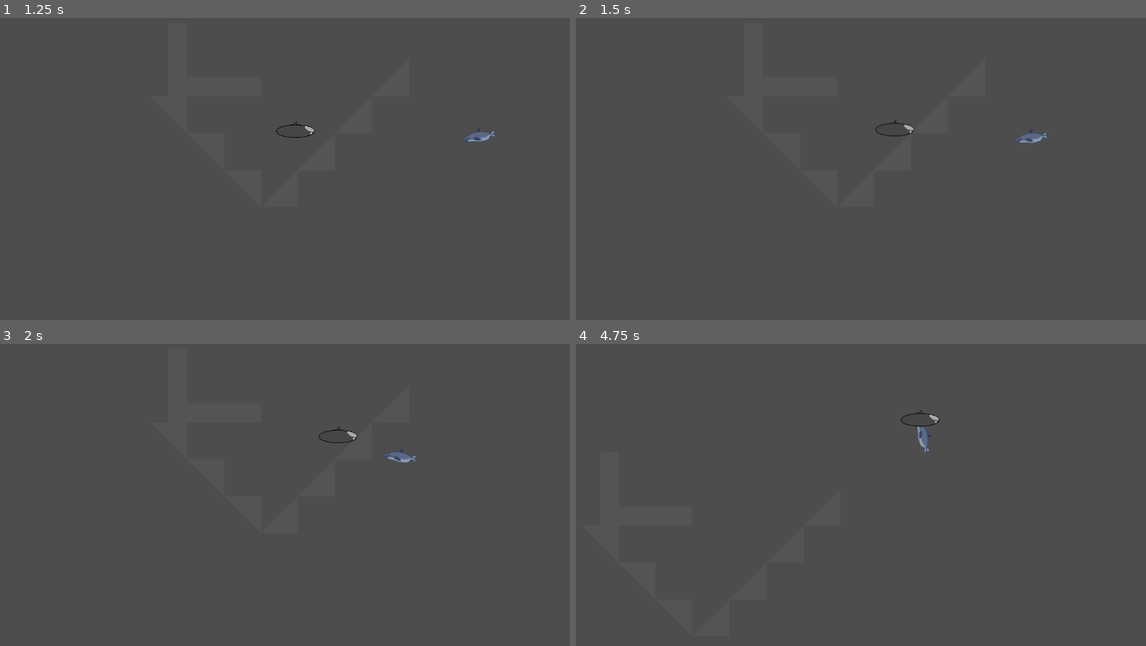
Above: before the commit, frames 1-4 (two rows, left to right).
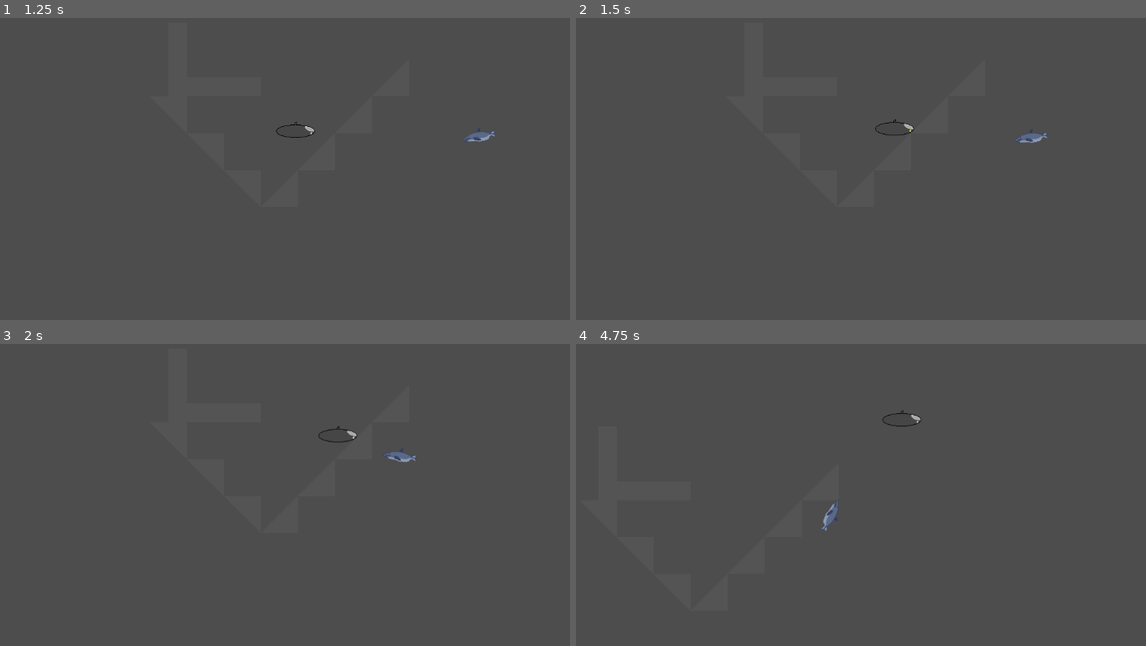
Above: after the commit, the same moments.

Repository: Sub-game-team/Subgame
Game: Godot game, scene res://main.tscn
Two runs of this game, one before a commit and one after it. Both use one fixed random seed, a clock stepped at 60 frames per second and the inputs below.
Inputs:
- Up to frame 1 (1.25 s): hold Right (right) from 0.53 s (still down)
- Up to frame 2 (1.5 s): release Right (right) at 1.28 s; hold Down (down) from 1.28 s (still down)
- Up to frame 3 (2 s): keep holding Down (down)
- Up to frame 4 (4.75 s): release Down (down) at 2.03 s; hold Right (right) 2.03-2.78 s; hold Up (up) 2.78-3.53 s; hold Left (left) from 3.53 s (still down)

Frame 1 is identical in both runs. In frame 2, less than 0.1% of the frame differs, in the area x 52-60%, y 33-40%; in frame 3, less than 0.1%; in frame 4, 0.4%, in the area x 42-64%, y 22-62%.

Commit message:
added shark and sub correct hitboxes

Diff:
--- a/mob_scene.tscn
+++ b/mob_scene.tscn
@@ -1,9 +1,7 @@
-[gd_scene load_steps=4 format=3 uid="uid://b2vonva0p6djd"]
+[gd_scene load_steps=3 format=3 uid="uid://b2vonva0p6djd"]
 
 [ext_resource type="Script" path="res://mob.gd" id="1_o3kvi"]
 [ext_resource type="Texture2D" uid="uid://df6asf71gxp7g" path="res://enemy_normal.png" id="2_00tpv"]
-
-[sub_resource type="RectangleShape2D" id="RectangleShape2D_3feta"]
 
 [node name="mob" type="RigidBody2D"]
 collision_layer = 4
@@ -12,11 +10,6 @@
 script = ExtResource("1_o3kvi")
 metadata/_edit_group_ = true
 
-[node name="CollisionShape2D" type="CollisionShape2D" parent="."]
-z_index = 1
-shape = SubResource("RectangleShape2D_3feta")
-debug_color = Color(0.780392, 0.32549, 0.741176, 0.419608)
-
 [node name="Sprite2D" type="Sprite2D" parent="."]
 z_index = 1
 texture = ExtResource("2_00tpv")
@@ -24,3 +17,6 @@
 [node name="VisibleOnScreenNotifier2D" type="VisibleOnScreenNotifier2D" parent="."]
 
 [node name="Mob_Timer" type="Timer" parent="."]
+
+[node name="CollisionPolygon2D" type="CollisionPolygon2D" parent="."]
+polygon = PackedVector2Array(-19, 4, -2, 5, 4, 5, 10, 4, 14, 3, 16, 2, 17, 1, 18, 0, 18, -3, 21, -4, 23, -3, 26, -2, 29, -2, 29, -4, 27, -7, 26, -8, 27, -10, 27, -11, 24, -11, 20, -9, 19, -9, 14, -10, 9, -12, 1, -12, -5, -11, -10, -10, -16, -9, -18, -7, -20, -6, -22, -4, -24, -3, -26, -1, -29, 0, -29, 2, -23, 3)
--- a/player.tscn
+++ b/player.tscn
@@ -1,11 +1,8 @@
-[gd_scene load_steps=5 format=3 uid="uid://ch43k4w4dvjsy"]
+[gd_scene load_steps=4 format=3 uid="uid://ch43k4w4dvjsy"]
 
 [ext_resource type="Script" path="res://CharacterBody2DMovement.gd" id="1_pvkax"]
 [ext_resource type="Texture2D" uid="uid://dyin74fbqfreg" path="res://pixil-frame-0.png" id="2_nkn1r"]
 [ext_resource type="Script" path="res://player_camera.gd" id="3_1tnlc"]
-
-[sub_resource type="RectangleShape2D" id="RectangleShape2D_asitc"]
-size = Vector2(30, 30)
 
 [node name="Player" type="CharacterBody2D"]
 z_index = 1
@@ -13,9 +10,6 @@
 motion_mode = 1
 script = ExtResource("1_pvkax")
 metadata/_edit_group_ = true
-
-[node name="CollisionShape2D" type="CollisionShape2D" parent="."]
-shape = SubResource("RectangleShape2D_asitc")
 
 [node name="Sprite2D" type="Sprite2D" parent="."]
 z_index = 1
@@ -29,3 +23,6 @@
 drag_left_margin = 0.3
 drag_right_margin = 0.3
 script = ExtResource("3_1tnlc")
+
+[node name="CollisionPolygon2D" type="CollisionPolygon2D" parent="."]
+polygon = PackedVector2Array(0, 8, 9, 8, 10, 7, 16, 7, 17, 6, 20, 6, 21, 5, 24, 5, 25, 4, 26, 4, 26, 3, 28, 3, 28, 2, 29, 2, 30, 1, 31, 0, 32, 0, 32, -2, 33, -2, 33, -5, 32, -5, 32, -7, 31, -7, 31, -8, 30, -8, 30, -9, 28, -9, 28, -10, 27, -10, 26, -11, 24, -11, 24, -12, 20, -12, 20, -13, 17, -13, 16, -14, 9, -14, 9, -15, 1, -15, -3, -15, -10, -15, -11, -14, -16, -14, -17, -13, -21, -13, -22, -12, -25, -12, -26, -11, -27, -11, -27, -10, -29, -10, -29, -9, -31, -9, -31, -8, -32, -8, -32, -7, -33, -7, -33, -5, -34, -5, -34, -2, -33, -2, -33, 0, -32, 0, -32, 1, -31, 1, -31, 2, -29, 2, -29, 3, -28, 3, -27, 4, -25, 4, -25, 5, -21, 5, -21, 6, -18, 6, -17, 7, -10, 7, -10, 8)
